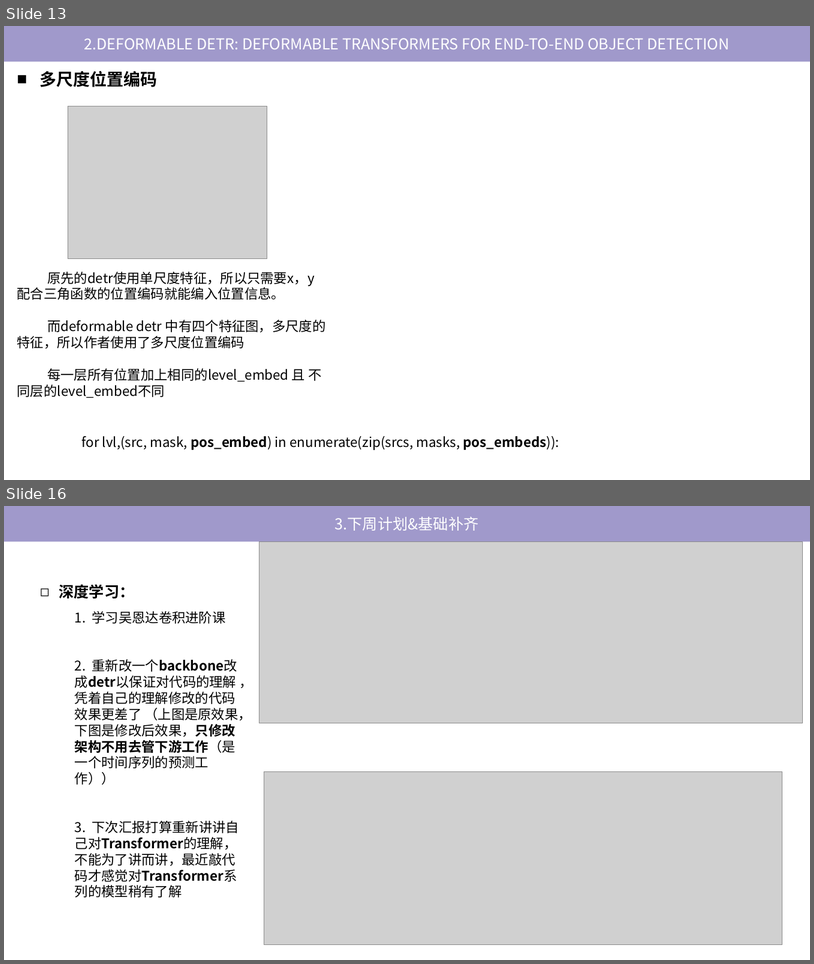
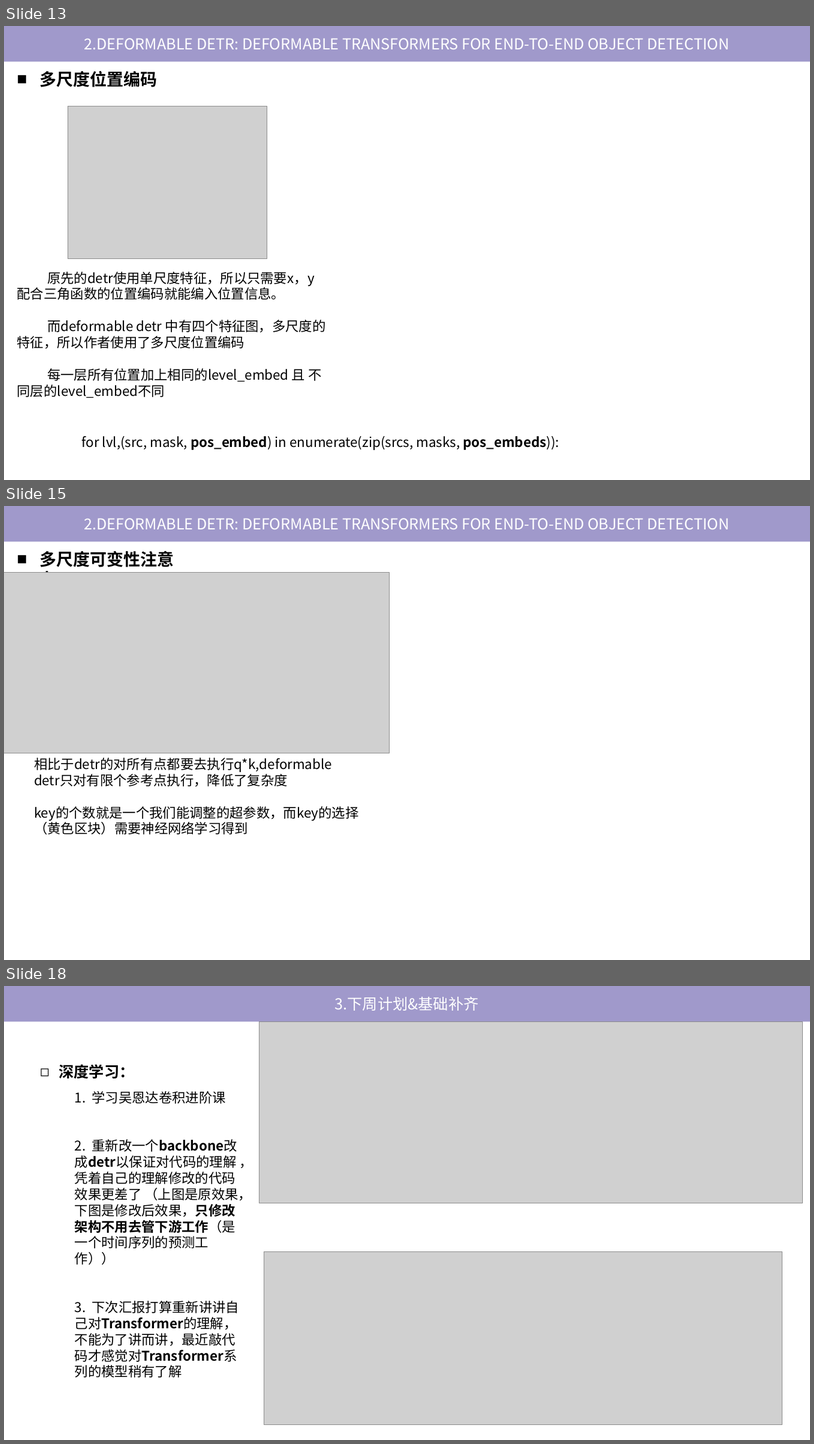
Before and after one commit to tj-messi/cv-computer-visual-tj, a slide deck: 0.组会记录/2024-10-17/report-2024-10-10.pptx. Shown one above the other, each under a label of ours: slides 13 and 16 before the commit, slides 13, 15 and 18 after it; the slides between them are not shown. The pictures are 814x964 and 814x1444 pixels, drawn with LibreOffice and Linux fonts; fonts in the diff are those of the drawing; grey boxes stand for pictures. Boxes give left, top, right and bottom in pixels: in the first picture for what was removed or moved away, otherwise in the second. Text is boxed around its words. In the diff, an @@ line names an element or a change of style, - is before the commit and + after.

```diff
--- a/0.组会记录/2024-10-17/report-2024-10-10.pptx
+++ b/0.组会记录/2024-10-17/report-2024-10-10.pptx
@@ slide 15 added at (4,506,810,960), background #FFFFFF @@
@@ rectangle added at (4,506,810,541), fill #A099CB, 18 pt, text #FFFFFF @@
+2.DEFORMABLE DETR: DEFORMABLE TRANSFORMERS FOR END-TO-END OBJECT DETECTION
@@ text added at (39,551,174,573), 20 pt, text #000000, bold @@
+■ 多尺度可变性注意力
@@ picture added at (4,572,389,752) @@
@@ text added at (34,757,359,834), 16 pt, text #000000 @@
+相比于detr的对所有点都要去执行q*k,deformable detr只对有限个参考点执行，降低了复杂度
+key的个数就是一个我们能调整的超参数，而key的选择（黄色区块）需要神经网络学习得到
@@ what was slide 16 is now slide 18 @@
```
Also in this commit, not shown: 4 slides changed, 1 other slide added.
